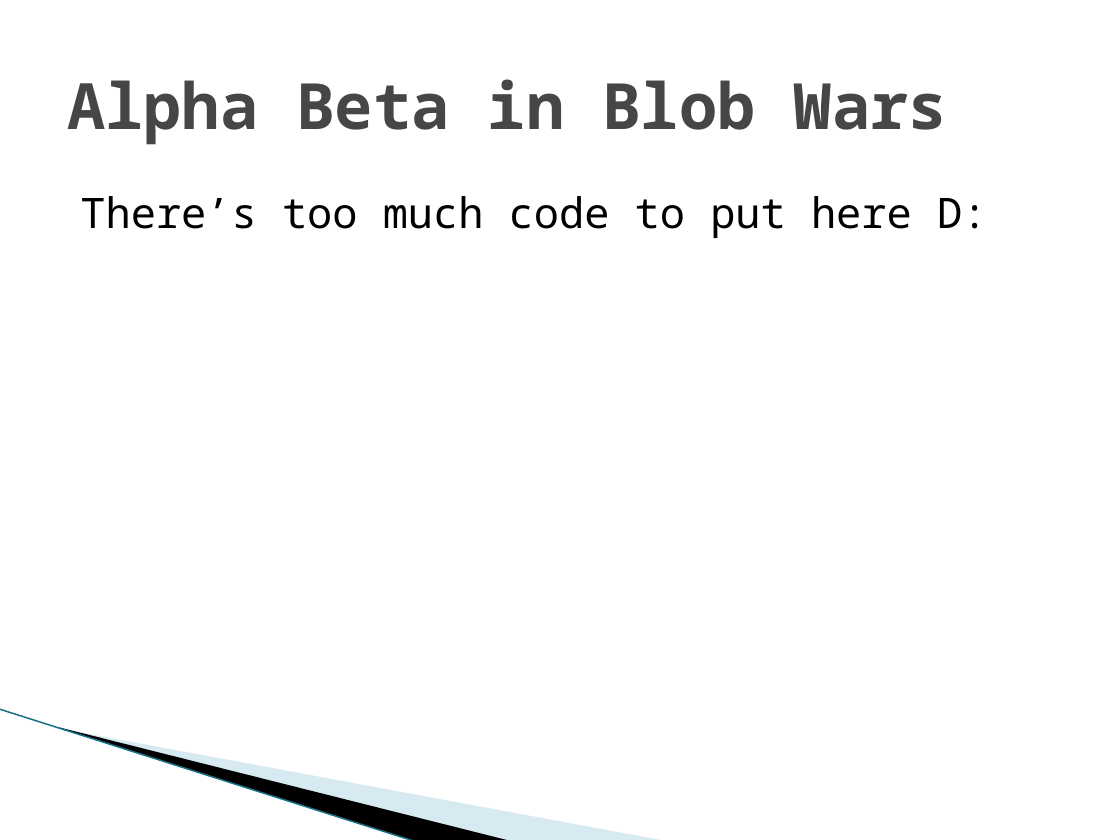
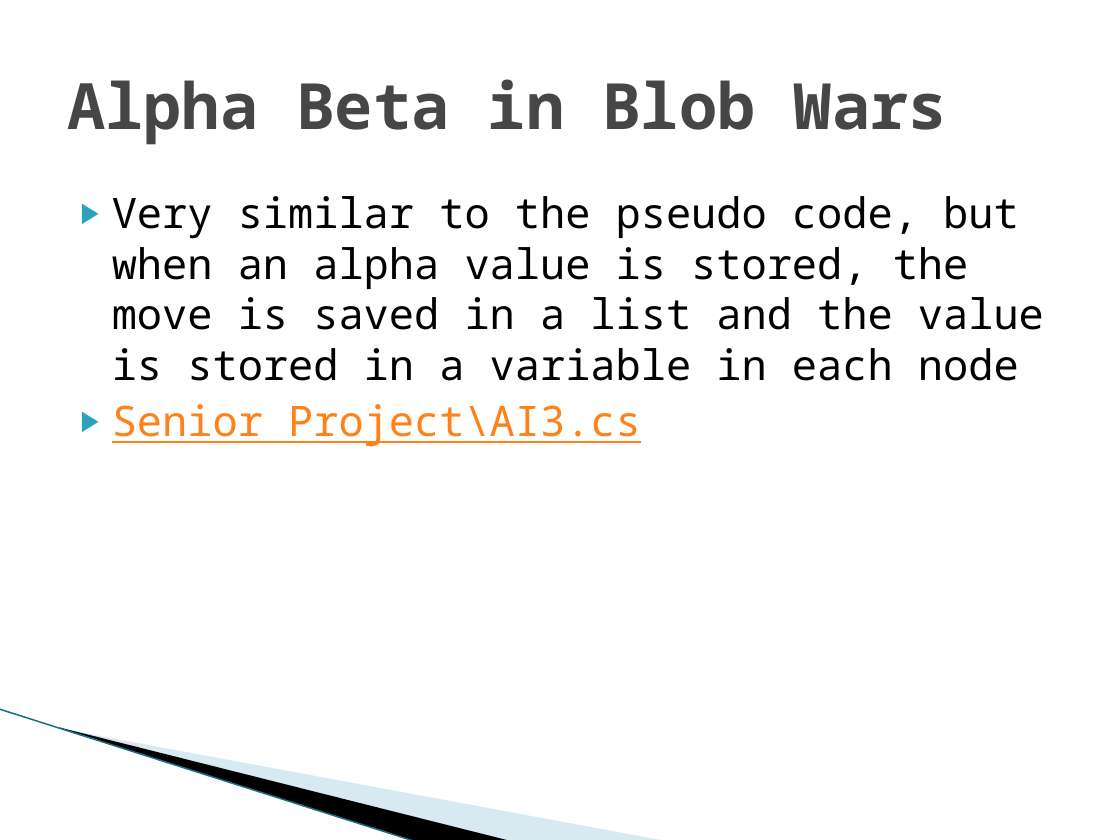
Before and after one commit to TadCordle/Senior-Project, a slide deck: slide 28 of Game Theory and Artificial Intelligence Design.pptx (slide 25 before the commit). Drawn at 1120x840 pixels with LibreOffice and Linux fonts; fonts in the diff are those of the drawing; background and template pictures are left out. Boxes give left, top, right and bottom in pixels: in the first picture for what was removed or moved away, otherwise in the second. Text is boxed around its words. In the diff, an @@ line names an element or a change of style, - is before the commit and + after.

```diff
--- a/Game Theory and Artificial Intelligence Design.pptx
+++ b/Game Theory and Artificial Intelligence Design.pptx
@@ text at (112, 196, 1044, 447): text changed @@
-There’s too much code to put here D:
+▶ Very similar to the pseudo code, but when an alpha value is stored, the move is saved in a list and the value is stored in a variable in each node
+▶ Senior Project\AI3.cs
```
Also in this commit, not shown: 5 other slides changed, 17 slides added.
